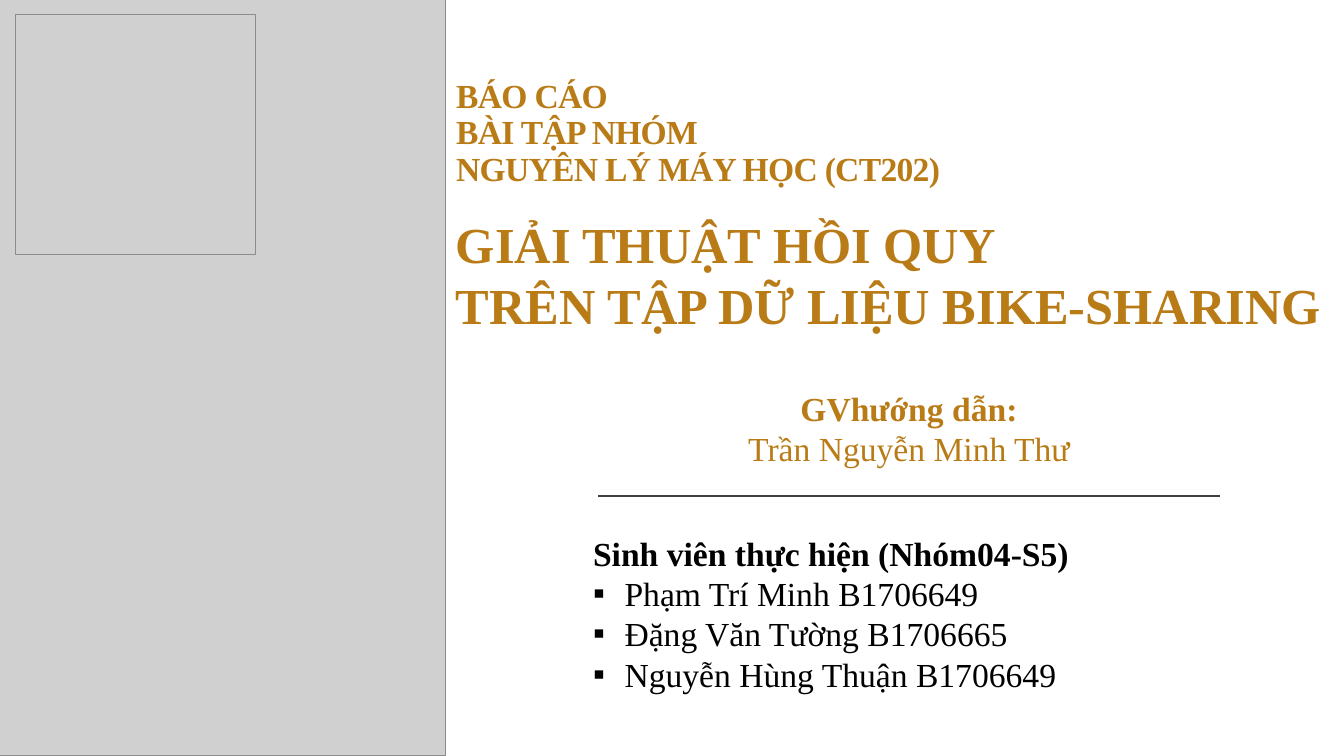
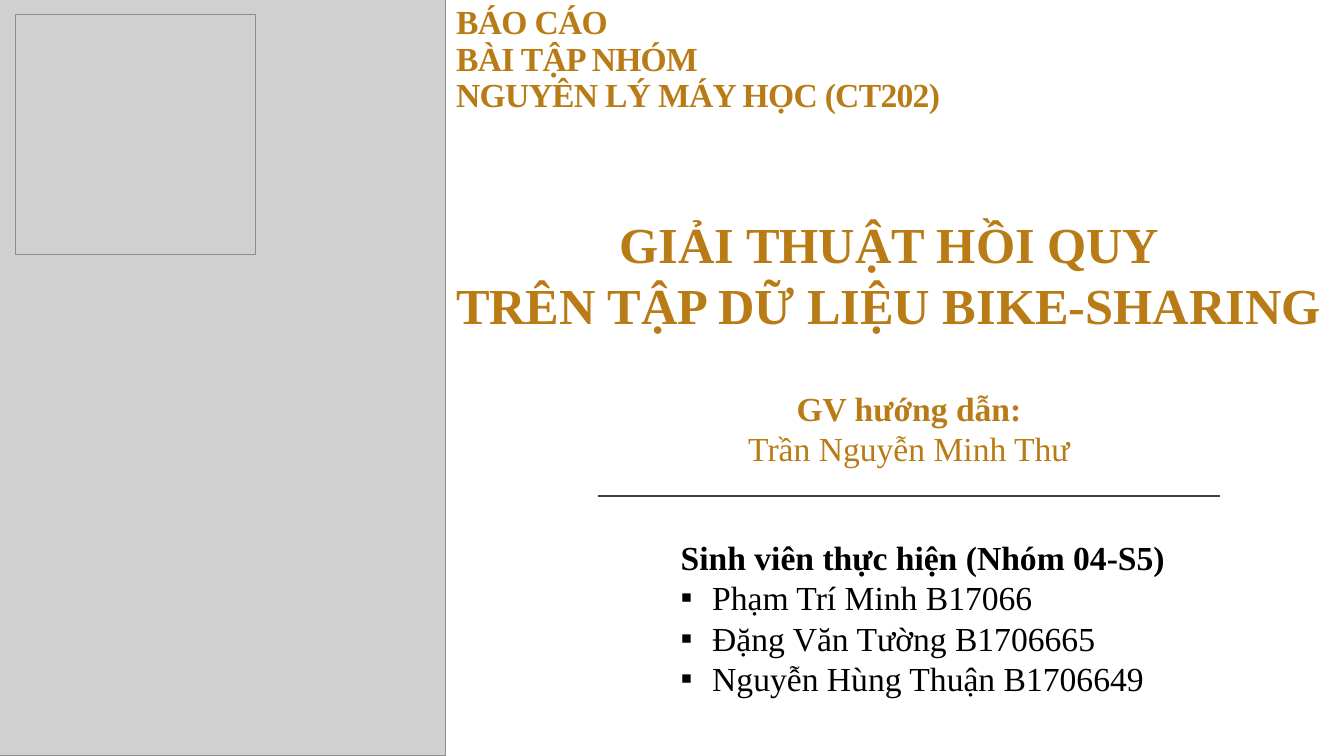
Before and after one commit to yllaw99/bike-sharing-predication-VN, a slide deck: slide 1 of btn-baocao.pptx. Drawn at 1344x756 pixels with LibreOffice and Linux fonts; fonts in the diff are those of the drawing; grey boxes stand for pictures. Boxes give left, top, right and bottom in pixels: in the first picture for what was removed or moved away, otherwise in the second. Text is boxed around its words. In the diff, an @@ line names an element or a change of style, - is before the commit and + after.

Commit message:
update pptx file

```diff
--- a/btn-baocao.pptx
+++ b/btn-baocao.pptx
@@ title "BÁO CÁO BÀI TẬP NHÓM ...": place and size @@
-title "BÁO CÁO BÀI TẬP NHÓM ..." at box(456, 82, 940, 187)
+title "BÁO CÁO BÀI TẬP NHÓM ..." at box(456, 8, 940, 113)
@@ text "GIẢI THUẬT HỒI QUY TRÊN ..." at box(456, 224, 1321, 334): alignment left to centre @@
@@ text at box(797, 395, 1021, 427): spaces changed @@
-GVhướng dẫn:
+GV hướng dẫn:
@@ text "Sinh viên thực hiện (Nhóm ...": place and size @@
-text "Sinh viên thực hiện (Nhóm ..." at box(593, 542, 1068, 693)
+text "Sinh viên thực hiện (Nhóm ..." at box(681, 546, 1164, 697)
@@ text at box(681, 546, 1164, 616): text changed @@
-Sinh viên thực hiện (Nhóm04-S5)
-▪ Phạm Trí Minh B1706649
+Sinh viên thực hiện (Nhóm 04-S5)
+▪ Phạm Trí Minh B17066
```
Also in this commit, not shown: 3 other slides changed, 2 slides added, 2 slides removed, 1 other file.
